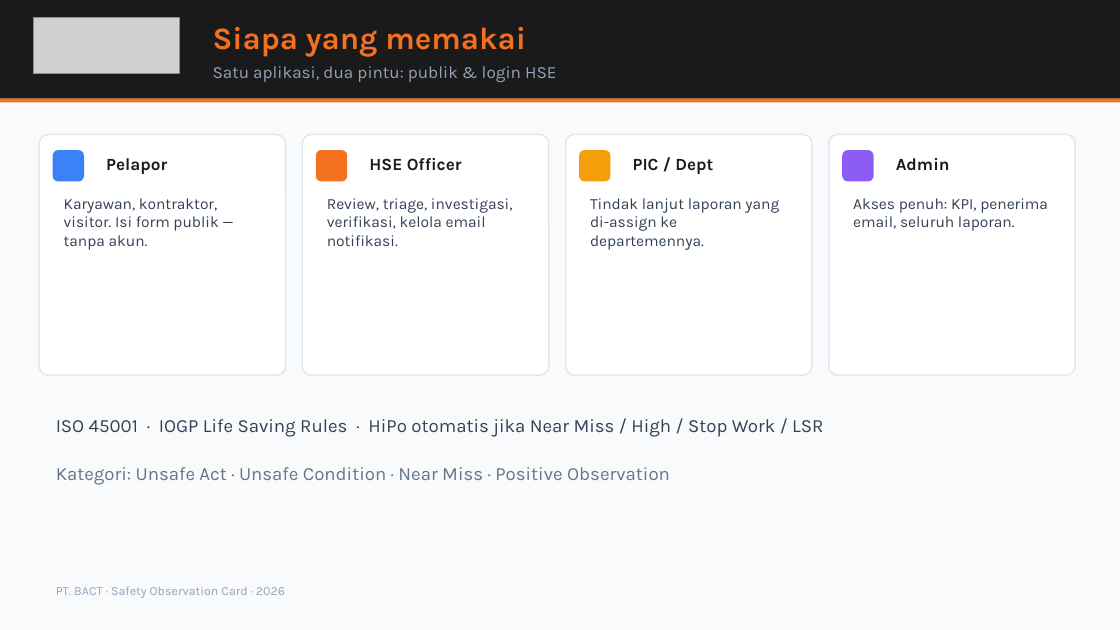
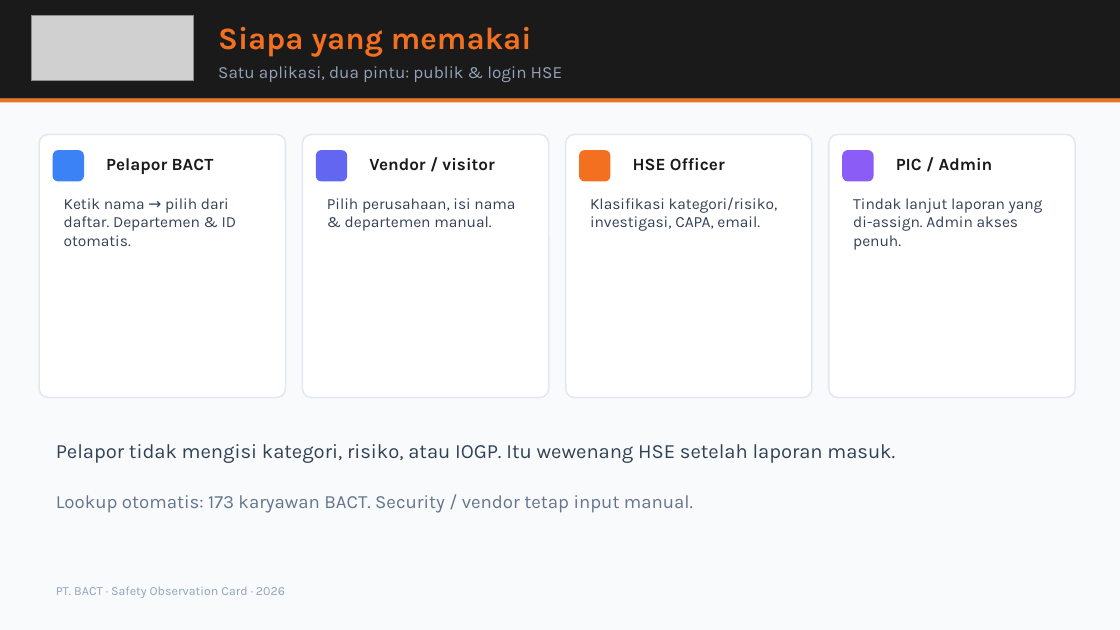
Before and after one commit to msatibi32/bact-safety-observation-modern, a slide deck: slide 3 of supabase/BACT-SOC-Presentasi-HSE.pptx. Drawn at 1120x630 pixels with LibreOffice and Linux fonts; fonts in the diff are those of the drawing; grey boxes stand for pictures. Boxes give left, top, right and bottom in pixels: in the first picture for what was removed or moved away, otherwise in the second. Text is boxed around its words. In the diff, an @@ line names an element or a change of style, - is before the commit and + after.

```diff
--- a/supabase/BACT-SOC-Presentasi-HSE.pptx
+++ b/supabase/BACT-SOC-Presentasi-HSE.pptx
@@ picture: place and size @@
-picture at [34,18,179,74]
+picture at [31,16,194,81]
@@ text "Siapa yang memakai": place and size @@
-text "Siapa yang memakai" at [213,27,526,57]
+text "Siapa yang memakai" at [218,27,532,57]
@@ text "Satu aplikasi, dua pintu: publik ...": place and size @@
-text "Satu aplikasi, dua pintu: publik ..." at [213,66,556,82]
+text "Satu aplikasi, dua pintu: publik ..." at [218,66,562,82]
@@ rounded rectangle: place and size @@
-rounded rectangle at [39,134,286,375]
+rounded rectangle at [39,134,286,398]
@@ rounded rectangle: place and size @@
-rounded rectangle at [302,134,549,375]
+rounded rectangle at [302,134,549,398]
@@ rounded rectangle: place and size @@
-rounded rectangle at [566,134,812,375]
+rounded rectangle at [566,134,812,398]
@@ proportions changed in 4 elements at [39,134,286,398], [302,134,549,398], [566,134,812,398], [829,134,1075,398] @@
@@ rounded rectangle: place and size @@
-rounded rectangle at [829,134,1075,375]
+rounded rectangle at [829,134,1075,398]
@@ text at [106,158,214,174]: text changed @@
-Pelapor
+Pelapor BACT
@@ rounded rectangle at [316,150,347,181]: fill #F37021 to #6366F1 @@
@@ text at [369,158,494,171]: text changed @@
-HSE Officer
+Vendor / visitor
@@ rounded rectangle at [579,150,610,181]: fill #F59E0B to #F37021 @@
@@ text at [633,158,725,171]: text changed @@
-PIC / Dept
+HSE Officer
@@ text at [896,158,993,171]: text changed @@
-Admin
+PIC / Admin
@@ text at [64,198,237,246]: text changed @@
-Karyawan, kontraktor, visitor. Isi form publik — tanpa akun.
+Ketik nama → pilih dari daftar. Departemen & ID otomatis.
@@ text at [327,198,515,231]: text changed @@
-Review, triage, investigasi, verifikasi, kelola email notifikasi.
+Pilih perusahaan, isi nama & departemen manual.
@@ text at [590,197,778,231]: text changed @@
-Tindak lanjut laporan yang di-assign ke departemennya.
+Klasifikasi kategori/risiko, investigasi, CAPA, email.
@@ text at [853,198,1043,250]: text changed @@
-Akses penuh: KPI, penerima email, seluruh laporan.
+Tindak lanjut laporan yang di-assign. Admin akses penuh.
@@ text at [56,444,895,463]: text changed; size 12 to 13 pt @@
-ISO 45001 · IOGP Life Saving Rules · HiPo otomatis jika Near Miss / High / Stop Work / LSR
+Pelapor tidak mengisi kategori, risiko, atau IOGP. Itu wewenang HSE setelah laporan masuk.
@@ text at [56,495,693,513]: text changed @@
-Kategori: Unsafe Act · Unsafe Condition · Near Miss · Positive Observation
+Lookup otomatis: 173 karyawan BACT. Security / vendor tetap input manual.
```
Also in this commit, not shown: 8 other slides changed, 1 slide added, 1 slide removed, 3 other files.
